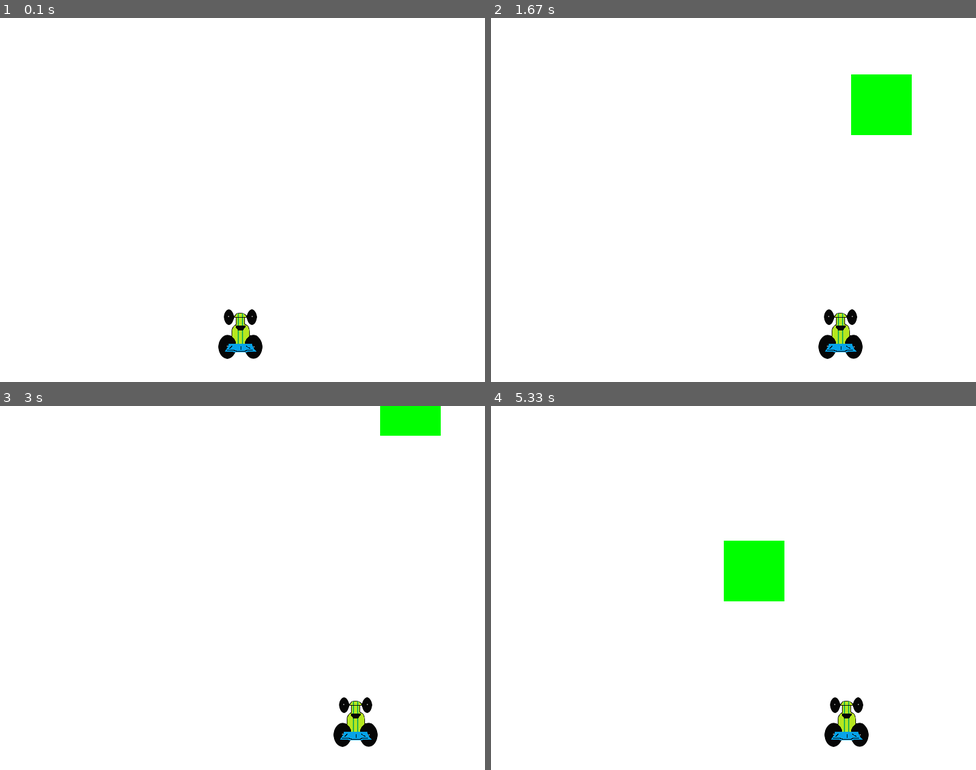
Above: before the commit, frames 1-4 (two rows, left to right).
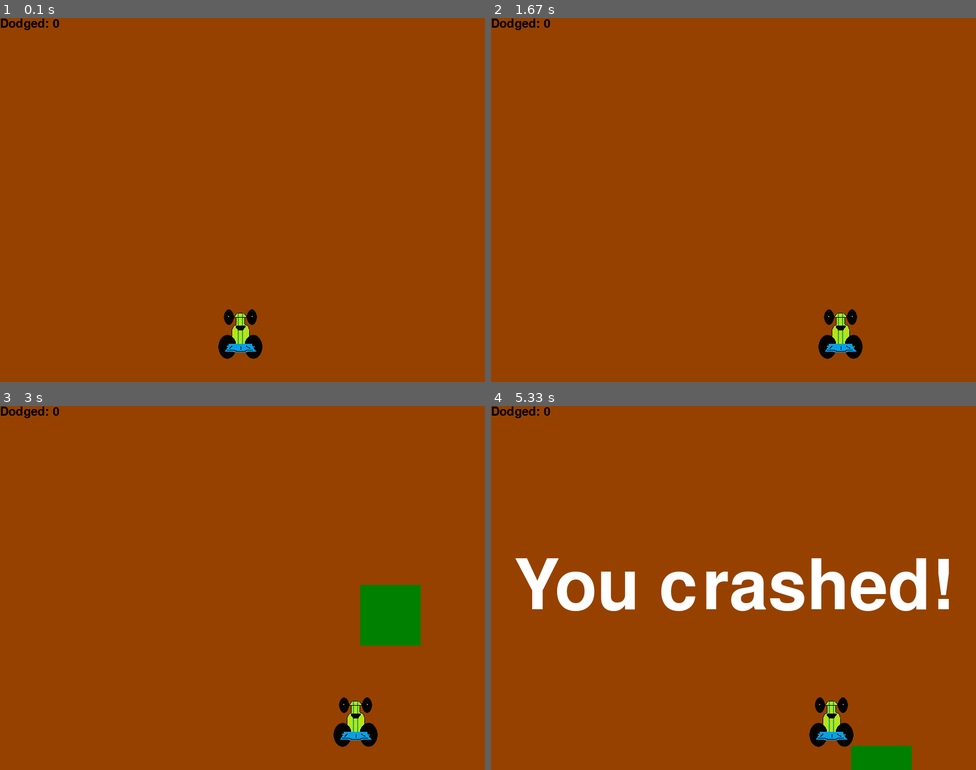
Above: after the commit, the same moments.

Repository: memento-mori99/Games_with_pygame
Game: pygame game, started from games/game_tut1.py
Same seed, same stepped clock (60 frames per second), same inputs: the game is played once before the commit and once after it.
Inputs:
- Up to frame 1 (0.1 s): no input
- Up to frame 2 (1.67 s): hold Right 0.33-0.8 s; hold Right 0.83-1.3 s; hold Left from 1.33 s (still down)
- Up to frame 3 (3 s): release Left at 1.87 s; hold Left 1.9-2.3 s; hold Right 2.33-2.97 s
- Up to frame 4 (5.33 s): hold Left 3-3.47 s; hold Right 3.5-3.97 s

The runs differ from the first frame. In frame 1, 99% of the frame differs, in the area x 0-100%, y 0-100%; in frame 2, 99%; in frame 3, 99%; in frame 4, 96%.

Commit message:
Score System Added

Diff:
--- a/games/game_tut1.py
+++ b/games/game_tut1.py
@@ -14,23 +14,25 @@
 red = (255, 0, 0)
 green = (0, 255, 0)
 blue = (0, 0, 255)
-rg = (150, 65)
+brown = (150, 65, 0)
+block_color = (0, 128, 0)
+block_color2 = (0, 253, 221)
 
 car_width = 73
 gameDisplay = pygame.display.set_mode((display_width, display_height))
-pygame.display.set_caption('A bit racey')
+pygame.display.set_caption('Car-py')
 clock = pygame.time.Clock()
 carimg = pygame.image.load('racecar.png')
 
 
 def things_dodged(count):
-    font = pygame.font.SysFont(None, 25)
-    text = font.render("Dodged " + str(count))
-
-# things are obstacles
+    font = pygame.font.SysFont(None, 30)
+    text = font.render("Dodged: " + str(count), True, black)
+    gameDisplay.blit(text, (0, 0))
 
 
 def things(thingx, thingy, thingw, thingh, color):  # x coordinate, y coordinate, width, height
+    # things are the obstacles (the green boxes that must be dodged to avoid crashing)
     pygame.draw.rect(gameDisplay, color, [thingx, thingy, thingw, thingh])
 
 
@@ -39,22 +41,22 @@
 
 
 def text_objects(text, font):
-    textSurface = font.render(text, True, red)
+    textSurface = font.render(text, True, white)
     return textSurface, textSurface.get_rect()
 
 
 def message_display(text):
     largeText = pygame.font.Font("freesansbold.ttf", 115)
     TextSurf, TextRect = text_objects(text, largeText)
-    TextRect.center = ((display_width/2), (display_height/2))
+    TextRect.center = ((display_width/2.0), (display_height/2.0))
     gameDisplay.blit(TextSurf, TextRect)
     pygame.display.update()
     time.sleep(2)
-    game_loop()
+    game_loop()  # it resets the game_loop function which in turn also resets the dodged variable
 
 
 def crash():
-    message_display("You crashed !")
+    message_display("You crashed!")
 
 
 def game_loop():
@@ -64,9 +66,12 @@
 
     thing_startx = random.randrange(0, display_width - 100)
     thing_starty = -600
-    thing_speed = 7
+    thing_speed = 5
     thing_width = 100
     thing_height = 100
+
+    thing_count = 1
+    dodged = 0
 
     game_exit = False
     while not game_exit:
@@ -74,7 +79,6 @@
             if event.type == pygame.QUIT:
                 pygame.quit()
                 quit()
-
             if event.type == pygame.KEYDOWN:  # if key is presses
                 if event.key == pygame.K_LEFT:
                     x_change = -5
@@ -84,18 +88,23 @@
                 if event.key == pygame.K_LEFT or event.key == pygame.K_RIGHT:
                     x_change = 0
         x += x_change
-        gameDisplay.fill(white)
+        gameDisplay.fill(brown)
         # things(thingx, thingy, thingw, thingh, color):
-        things(thing_startx, thing_starty, thing_width, thing_height, green)
+        things(thing_startx, thing_starty, thing_width, thing_height, block_color)
         thing_starty += thing_speed
-
         car(x, y)
+        things_dodged(dodged)
 
         if x > display_width - car_width or x < 0 - car_width:
             crash()
         if thing_starty > display_height:
             thing_starty = 0 - thing_height
             thing_startx = random.randrange(0, display_width)
+            dodged += 1
+            # if dodged % 10 == 0:
+            #     thing_speed += 1
+            # thing_speed +=1              # These are to make the game a bit harder
+            # thing_width += (dodged * 1.2)  # These are to make the game a bit harder
 
         if y < thing_starty + thing_height:
             print('y cross over')
